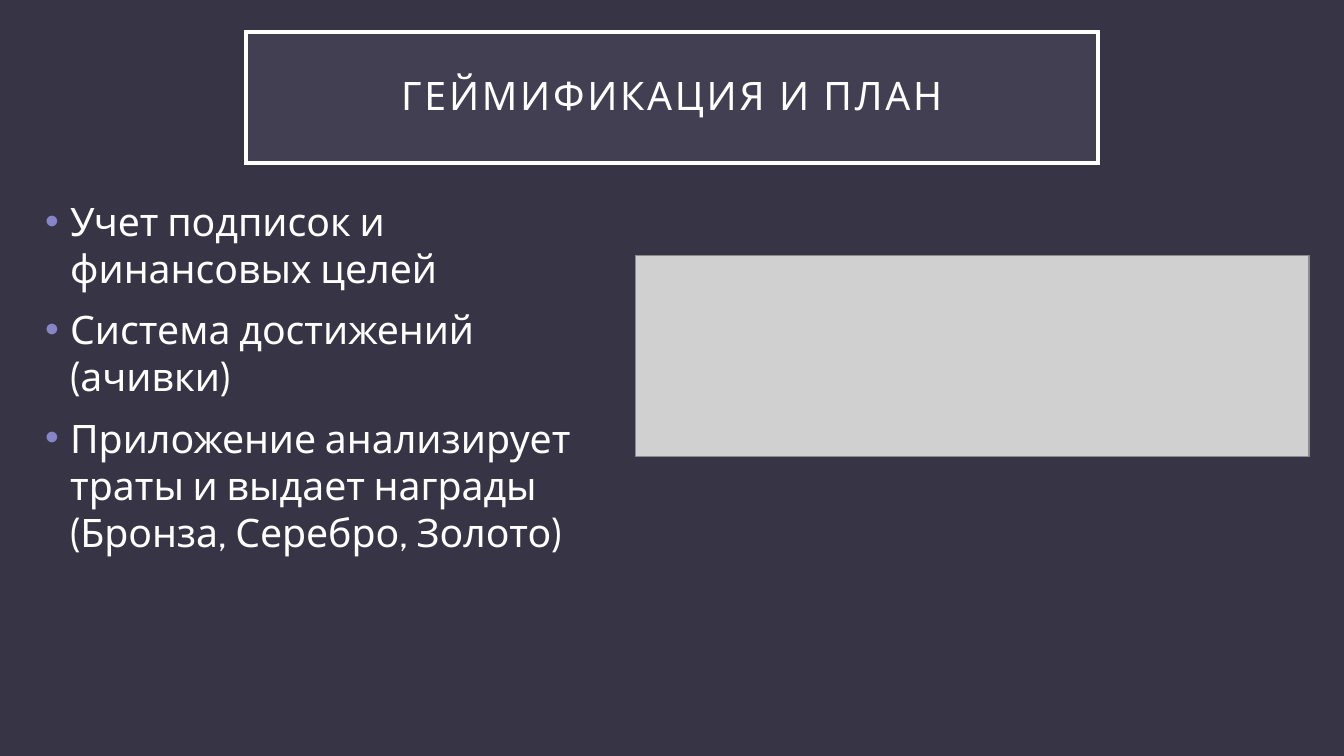
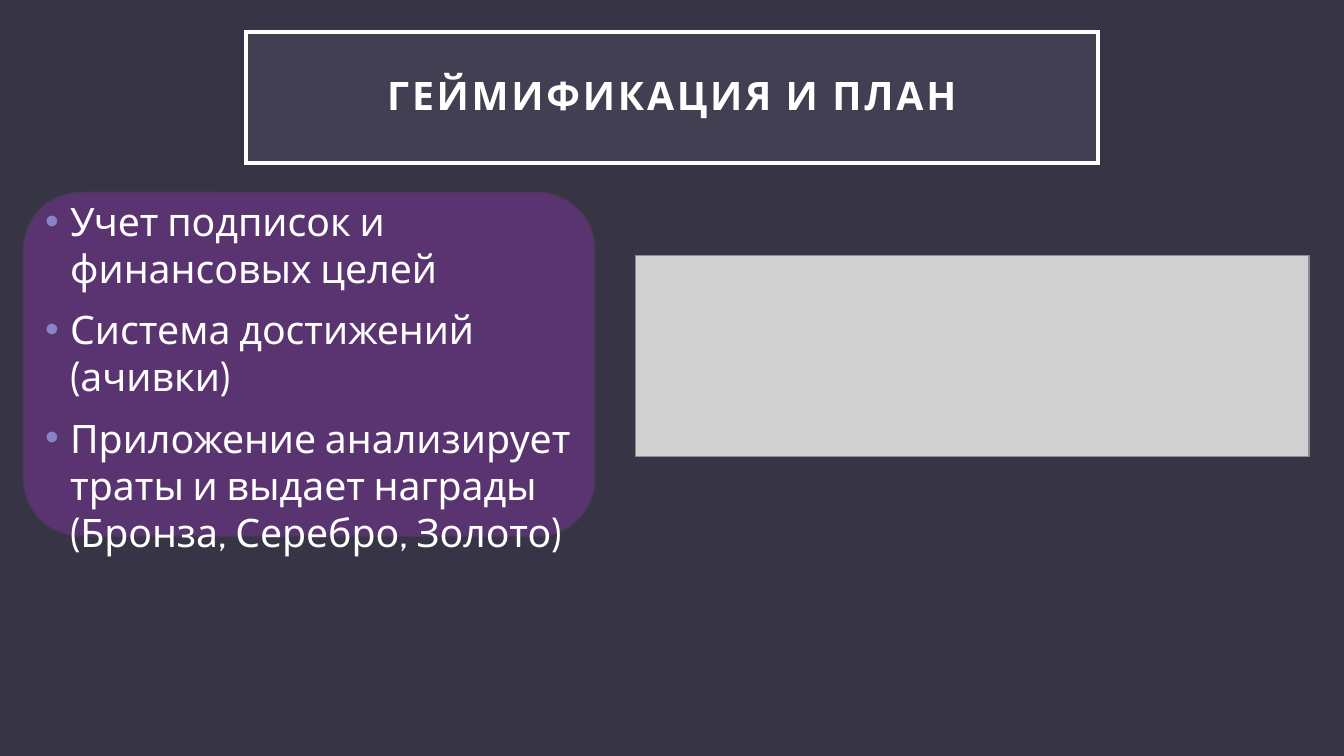
Before and after one commit to fl0k1337/qwe, a slide deck: slide 7 of Разработка мобильного приложения «ExpenseTracker».pptx. Drawn at 1344x756 pixels with LibreOffice and Linux fonts; fonts in the diff are those of the drawing; grey boxes stand for pictures. Boxes give left, top, right and bottom in pixels: in the first picture for what was removed or moved away, otherwise in the second. Text is boxed around its words. In the diff, an @@ line names an element or a change of style, - is before the commit and + after.

```diff
--- a/Разработка мобильного приложения «ExpenseTracker».pptx
+++ b/Разработка мобильного приложения «ExpenseTracker».pptx
@@ title "ГЕЙМИФИКАЦИЯ И ПЛАН" at (246,32,1098,163): bold on @@
@@ rounded rectangle added at (23,193,595,536), fill #5A3471, outline #4C3A57 1 pt @@
```
Also in this commit, not shown: 8 other slides changed.
